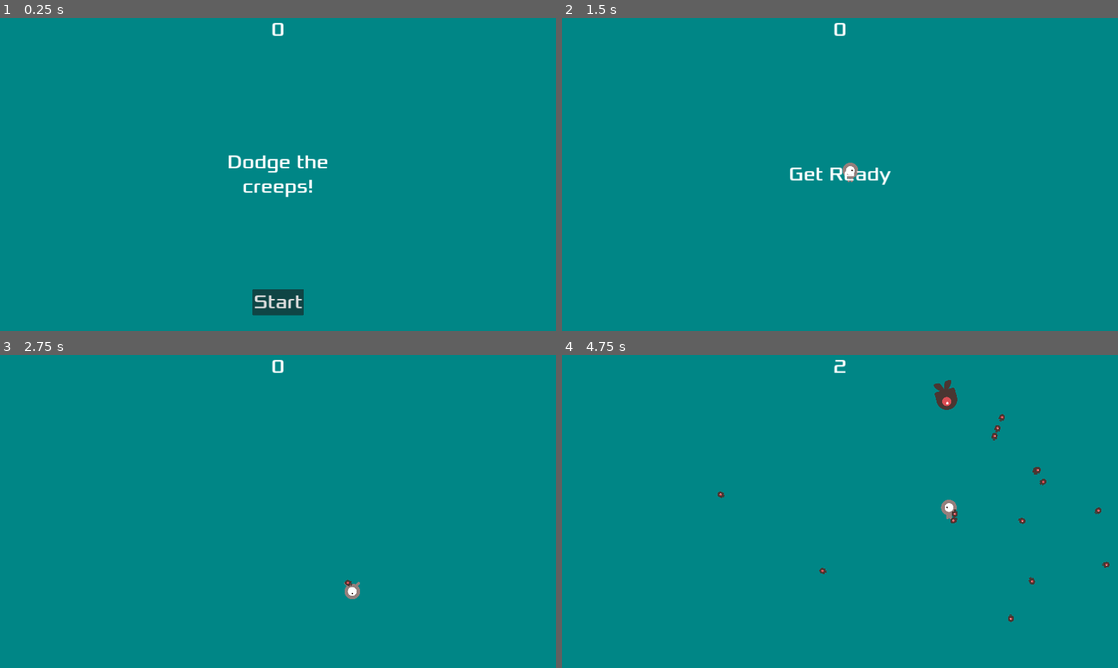
Above: before the commit, frames 1-4 (two rows, left to right).
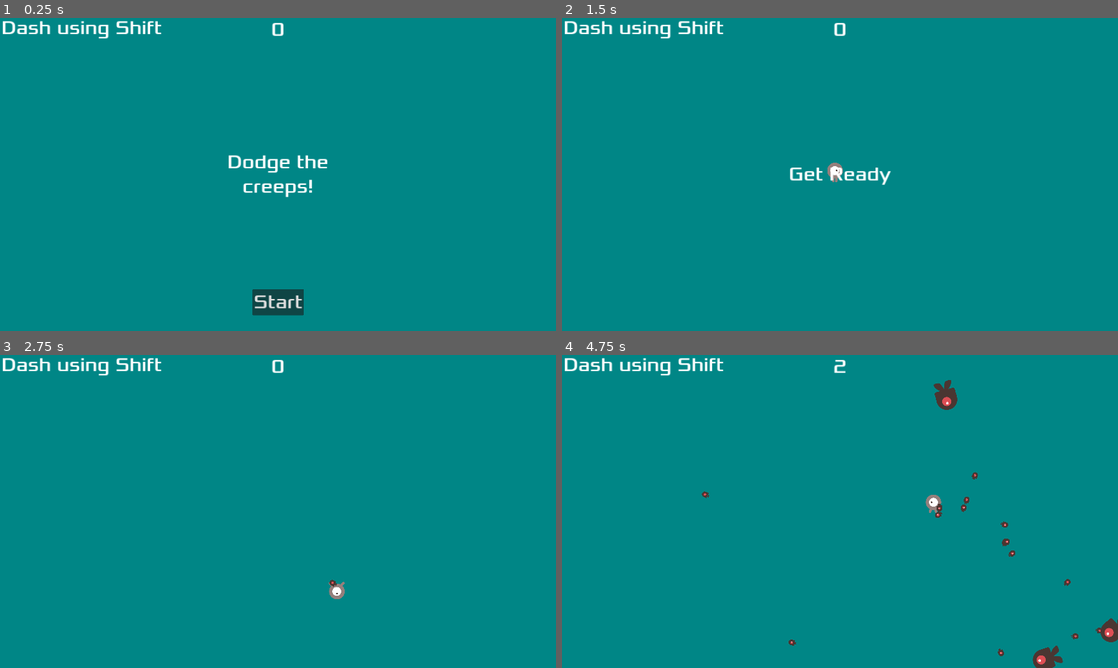
Above: after the commit, the same moments.

Repository: IvanovDenya/SurviveBros
Game: Godot game, scene res://menu/main.tscn
Same seed, same stepped clock (60 frames per second), same inputs: the game is played once before the commit and once after it.
Inputs:
- Up to frame 1 (0.25 s): no input
- Up to frame 2 (1.5 s): click "Start" at 0.5 s; tap Enter at 1.25 s; hold D (move_right) from 1.28 s (still down); hold Shift (player_dash, bound only after the commit) from 1.28 s (still down)
- Up to frame 3 (2.75 s): release D (move_right) at 2.03 s; release Shift (player_dash, bound only after the commit) at 2.03 s; hold S (move_down) from 2.03 s (still down); tap Shift (player_dash, bound only after the commit) at 2.1 s
- Up to frame 4 (4.75 s): release S (move_down) at 2.78 s; hold D (move_right) 2.78-3.53 s; hold Shift (player_dash, bound only after the commit) 2.78-3.53 s; hold W (move_up) 3.53-4.28 s; tap Shift (player_dash, bound only after the commit) at 3.6 s; hold A (move_left) from 4.28 s (still down); hold Shift (player_dash, bound only after the commit) from 4.28 s (still down)

The runs differ from the first frame. In frame 1, 0.6% of the frame differs, in the area x 0-29%, y 0-7%; in frame 2, 0.8%; in frame 3, 0.9%; in frame 4, 1.8%, in the area x 0-100%, y 0-100%.

Commit message:
Simle Dash Commit

Diff:
--- /dev/null
+++ b/actives/active_ability.gd
@@ -0,0 +1,17 @@
+extends Node
+
+
+# Called when the node enters the scene tree for the first time.
+func _ready():
+	pass # Replace with function body.
+
+
+# Called every frame. 'delta' is the elapsed time since the previous frame.
+func _process(delta):
+	pass
+
+#Basic method for executing the ability
+#Paremeters:
+#	user: user of the ability
+func execute(user):
+	pass
--- /dev/null
+++ b/actives/active_ability.tscn
@@ -0,0 +1,9 @@
+[gd_scene load_steps=2 format=3 uid="uid://cdsjgnn08oog4"]
+
+[ext_resource type="Script" path="res://actives/active_ability.gd" id="1_4v5uv"]
+
+[node name="ActiveAbility" type="Node"]
+script = ExtResource("1_4v5uv")
+
+[node name="AbilityTimer" type="Timer" parent="."]
+one_shot = true
--- /dev/null
+++ b/actives/dash.gd
@@ -0,0 +1,26 @@
+extends Node
+
+var user = null
+
+# Called when the node enters the scene tree for the first time.
+func _ready():
+	pass # Replace with function body.
+
+
+# Called every frame. 'delta' is the elapsed time since the previous frame.
+func _process(delta):
+	pass
+
+#Basic method for executing the ability
+#Paremeters:
+#	user: user of the ability
+func execute(user):
+	self.user = user
+	#Timer is not active, ability can be used
+	if $AbilityTimer.time_left == 0:
+		$AbilityTimer.start()
+		user.state = "dashing"
+		$EndDashTimer.start()
+
+func _on_end_dash_timer_timeout():
+	user.state = "normal"
--- /dev/null
+++ b/actives/dash.tscn
@@ -0,0 +1,13 @@
+[gd_scene load_steps=3 format=3 uid="uid://bvpfma7nwo0kr"]
+
+[ext_resource type="PackedScene" uid="uid://cdsjgnn08oog4" path="res://actives/active_ability.tscn" id="1_qvlb7"]
+[ext_resource type="Script" path="res://actives/dash.gd" id="2_cqf3s"]
+
+[node name="Dash" instance=ExtResource("1_qvlb7")]
+script = ExtResource("2_cqf3s")
+
+[node name="EndDashTimer" type="Timer" parent="." index="1"]
+wait_time = 0.1
+one_shot = true
+
+[connection signal="timeout" from="EndDashTimer" to="." method="_on_end_dash_timer_timeout"]
--- a/menu/hud.tscn
+++ b/menu/hud.tscn
@@ -66,5 +66,21 @@
 wait_time = 2.0
 one_shot = true
 
+[node name="HelpLabel1" type="Label" parent="."]
+anchors_preset = 5
+anchor_left = 0.5
+anchor_right = 0.5
+offset_left = -954.0
+offset_top = -6.0
+offset_right = -401.0
+offset_bottom = 72.0
+grow_horizontal = 2
+theme_override_fonts/font = ExtResource("2_u71yk")
+theme_override_font_sizes/font_size = 64
+text = "Dash using Shift
+"
+horizontal_alignment = 1
+vertical_alignment = 1
+
 [connection signal="pressed" from="StartButton" to="." method="_on_start_button_pressed"]
 [connection signal="timeout" from="MessageTimer" to="." method="_on_message_timer_timeout"]
--- a/project.godot
+++ b/project.godot
@@ -51,6 +51,13 @@
 "deadzone": 0.5,
 "events": [Object(InputEventKey,"resource_local_to_scene":false,"resource_name":"","device":-1,"window_id":0,"alt_press …(182 unchanged characters)…
 , Object(InputEventJoypadButton,"resource_local_to_scene":false,"resource_name":"","device":-1,"button_index":0,"pressure":0.0,"pressed":true,"script":null)
+, Object(InputEventKey,"resource_local_to_scene":false,"resource_name":"","device":-1,"window_id":0,"alt_pressed":false,"shift_pressed":false,"ctrl_pressed":false,"meta_pressed":false,"pressed":false,"keycode":0,"physical_keycode":32,"key_label":0,"unicode":32,"echo":false,"script":null)
+]
+}
+player_dash={
+"deadzone": 0.5,
+"events": [Object(InputEventKey,"resource_local_to_scene":false,"resource_name":"","device":-1,"window_id":0,"alt_pressed":false,"shift_pressed":false,"ctrl_pressed":false,"meta_pressed":false,"pressed":false,"keycode":0,"physical_keycode":4194325,"key_label":0,"unicode":0,"echo":false,"script":null)
+, Object(InputEventJoypadButton,"resource_local_to_scene":false,"resource_name":"","device":-1,"button_index":1,"pressure":0.0,"pressed":false,"script":null)
 ]
 }
 
--- a/units/player.gd
+++ b/units/player.gd
@@ -2,7 +2,11 @@
 signal hit
 
 @export var speed = 400
+@export var dash_speed = 2000
 var screen_size
+var current_velocity = Vector2.ZERO
+@export var state = "normal"
+
 # Called when the node enters the scene tree for the first time.
 func _ready():
 	screen_size = get_viewport_rect().size
@@ -13,32 +17,37 @@
 #	delta - int - time elapsed from previous call (in ms)
 #ETODO Decompose - слишком много всего в одном методе, как минимум 3 доп. метода напрашиваются
 func _process(delta):
-	var velocity = Vector2.ZERO # The player's movement vector.
-	if Input.is_action_pressed("move_right"):
-		velocity.x += 1
-	if Input.is_action_pressed("move_left"):
-		velocity.x -= 1
-	if Input.is_action_pressed("move_down"):
-		velocity.y += 1
-	if Input.is_action_pressed("move_up"):
-		velocity.y -= 1
+	if Input.is_action_pressed("player_dash"):
+		$Dash.execute(self)
 
-	if velocity.length() > 0:
-		velocity = velocity.normalized() * speed
+	if state == "normal":
+		current_velocity = Vector2.ZERO
+		if Input.is_action_pressed("move_right"):
+			current_velocity.x += 1
+		if Input.is_action_pressed("move_left"):
+			current_velocity.x -= 1
+		if Input.is_action_pressed("move_down"):
+			current_velocity.y += 1
+		if Input.is_action_pressed("move_up"):
+			current_velocity.y -= 1
+
+	var speed_used = (dash_speed if state == "dashing" else speed)
+	if current_velocity.length() > 0:
+		current_velocity = current_velocity.normalized() * speed_used
 		$AnimatedSprite2D.play()
 	else:
 		$AnimatedSprite2D.stop()
-	position += velocity * delta
+	position += current_velocity * delta
 	position = position.clamp(Vector2.ZERO, screen_size)
 
-	if velocity.x != 0:
+	if current_velocity.x != 0:
 		$AnimatedSprite2D.animation = "walk"
 		$AnimatedSprite2D.flip_v = false
 	# See the note below about boolean assignment.
-		$AnimatedSprite2D.flip_h = velocity.x < 0
-	elif velocity.y != 0:
+		$AnimatedSprite2D.flip_h = current_velocity.x < 0
+	elif current_velocity.y != 0:
 		$AnimatedSprite2D.animation = "up"
-		$AnimatedSprite2D.flip_v = velocity.y > 0
+		$AnimatedSprite2D.flip_v = current_velocity.y > 0
 
 func _on_body_entered(_body):
 	hide()
--- a/units/player.tscn
+++ b/units/player.tscn
@@ -1,10 +1,11 @@
-[gd_scene load_steps=8 format=3 uid="uid://cd5oocw5teo6p"]
+[gd_scene load_steps=9 format=3 uid="uid://cd5oocw5teo6p"]
 
 [ext_resource type="Script" path="res://units/player.gd" id="1_h0hgi"]
 [ext_resource type="Texture2D" uid="uid://dj2ylf66eomtd" path="res://art/playerGrey_up1.png" id="2_vpr4y"]
 [ext_resource type="Texture2D" uid="uid://bqaq8hagbv6tt" path="res://art/playerGrey_up2.png" id="3_y4ukc"]
 [ext_resource type="Texture2D" uid="uid://btm3un2pkac2b" path="res://art/playerGrey_walk1.png" id="4_yp7ug"]
 [ext_resource type="Texture2D" uid="uid://ddki7xfoh6l2c" path="res://art/playerGrey_walk2.png" id="5_n6o88"]
+[ext_resource type="PackedScene" uid="uid://bvpfma7nwo0kr" path="res://actives/dash.tscn" id="6_0tsuv"]
 
 [sub_resource type="SpriteFrames" id="SpriteFrames_iqtam"]
 animations = [{
@@ -49,4 +50,6 @@
 [node name="CollisionShape2D" type="CollisionShape2D" parent="."]
 shape = SubResource("CapsuleShape2D_nm205")
 
+[node name="Dash" parent="." instance=ExtResource("6_0tsuv")]
+
 [connection signal="body_entered" from="." to="." method="_on_body_entered"]
